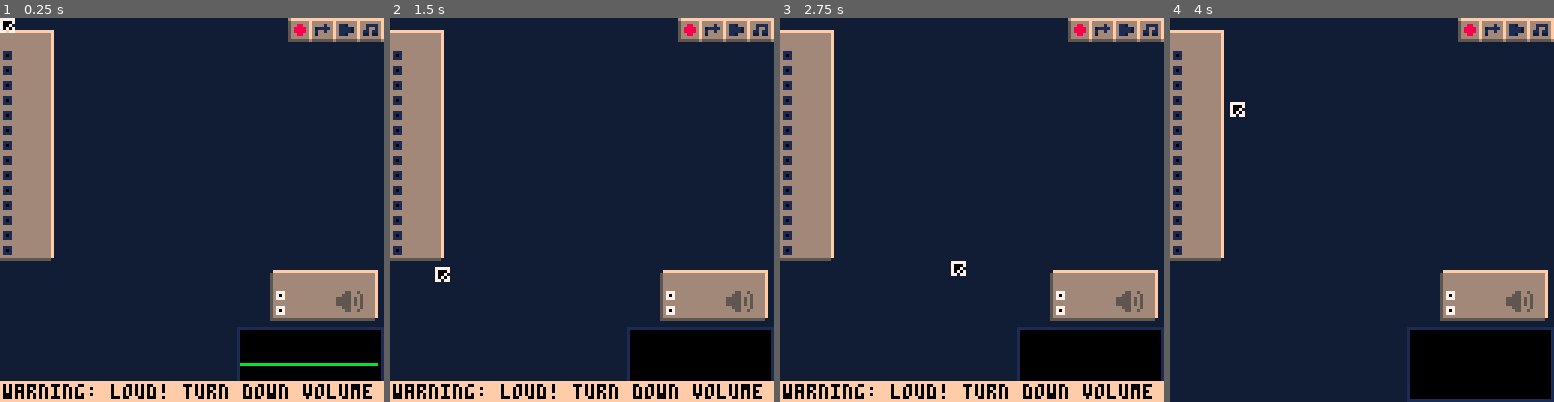
Above: before the commit, frames 1-4 (left to right).
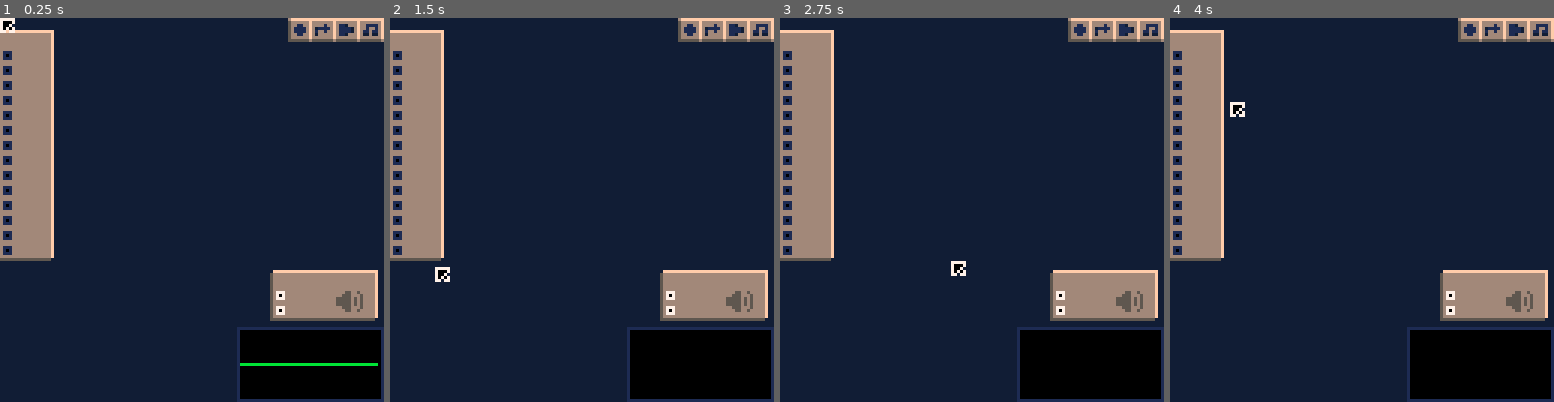
Above: after the commit, the same moments.

Repository: waporwave2/WWModular
Game: PICO-8 cartridge wwmodular.p8
The game is run twice, just before and just after one commit, with the same random seed, the same clock (stepped at 60 frames per second) and the same inputs.
Inputs (mouse positions are in pixels of both pictures, inside the frame that each line leads up to):
- Up to frame 1 (0.25 s): no input
- Up to frame 2 (1.5 s): tap X (X key) at 0.33, 1.07 s; click (670, 121) at 0.67 s; tap O (Z key) at 0.7 s; click (436, 267) at 1.22 s
- Up to frame 3 (2.75 s): hold Right 1.6-2.1 s; tap O (Z key) at 1.7, 2.1, 2.5 s; click (887, 114) at 1.77 s; tap X (X key) at 1.85 s; hold Up 2.15-2.42 s; click (952, 259) at 2.32 s; hold Right from 2.47 s (still down)
- Up to frame 4 (4 s): click (1404, 106) at 2.87 s; tap O (Z key) at 2.9, 3.3, 3.7 s; tap X (X key) at 2.97 s; release Right at 3.03 s; hold Left 3.08-3.58 s; click (1465, 256) at 3.42 s; hold Down 3.63-3.97 s; click (1231, 102) at 3.97 s

The runs differ from the first frame. In frame 1, 4.9% of the frame differs, in the area x 0-100%, y 1-100%; in frame 2, 4.9%; in frame 3, 4.9%; in frame 4, less than 0.1%.

Commit message:
tighter sspr bounds, for cpu speed
and redo some topright icons - recording icon is now red only when
recording

could speed drawing up more(?) by caching screens in highmem,
and then using memcpy to draw. or instead not cls-ing the entire screen

Diff:
--- a/src/dev.lua
+++ b/src/dev.lua
@@ -1,4 +1,8 @@
-local dev=false  --"local" allows shrinko8 pruning
-local dev_palpersist=dev
+local dev=true
+-- local dev_palpersist=dev
+-- local dev_mousecopy=dev
 
 local web_version=false
+
+
+--"local" allows shrinko8 pruning
--- a/src/main.lua
+++ b/src/main.lua
@@ -69,16 +69,20 @@
 
 	drw_droppedfile()
 
+	if dev_mousecopy and lmbp then
+		printh(pq(mx..','..my),'@clip')
+	end
+
 	do_toast()
 	-- print("\#0\15"..stat(0),0,0,7) --mem usage
 	-- pq("cpu: "..cpuusage)
 end
 
 function draw_toprightmenu()
-	spr(rec and 0x91 or 0x90,96,0)
+	spr(rec and (time()%2<1 and 0xa1 or 0xa2) or 0xa0,96,0)
 	spr(0xb0+pgmode,104,0)
 	spr(playing and 0x93 or 0x92,112,0)
-	spr(upd==upd_trackmode and 0xa1 or 0xa0,120,0)
+	spr(upd==upd_trackmode and 0x91 or 0x90,120,0)
 end
 
 
--- a/src/trackmode.lua
+++ b/src/trackmode.lua
@@ -210,15 +210,16 @@
 	cls(3)
 
 	--top right menu
-	--rectfill(95,0,128,8,0)
-	sspr(64,64,32,64,96,0)
-	sspr(96,64,32,64,96,64)
+	-- rect(95,0,128,8,0)
+	sspr(65,73,31,23, 96,10) --oc- oc+ etc
+	sspr(103,69,25,59, 101,35) --sidebar top
+	sspr(70,96,26,32, 100,94) --sidebar bottom (note: slightly wider)
 	-- ?"oc- oc+",98,12,0 --text is built into sprites for now
 	-- ?"pg- pg+",98,20,0
 	-- ?"pg< pg>",98,28,0
 
 	--info
-	rectfill(2,1,93,32,6)
+	rect(2,1,93,32,6)
 	rectfill(3,2,92,31,0)
 	print("waporware modular\na dsp synth toy.\ndesign,code: waporwave\n  fast code: pancelor"..(time()%1<.5 and "" or "█"),4,3,11)
 	print("octave:"..oct.." page:"..pg,4,28,11)
Not shown, changed: 64 lines of the sprite sheet (__gfx__) section of wwmodular.p8
